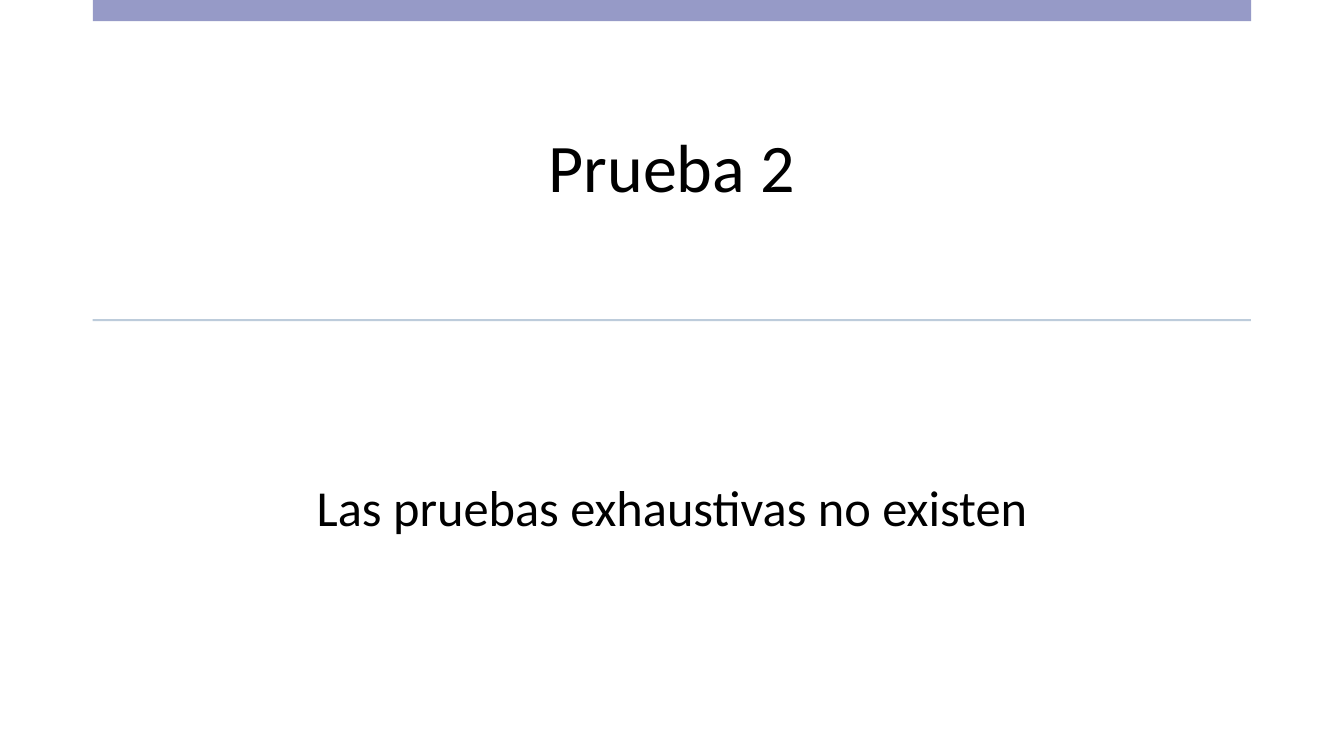
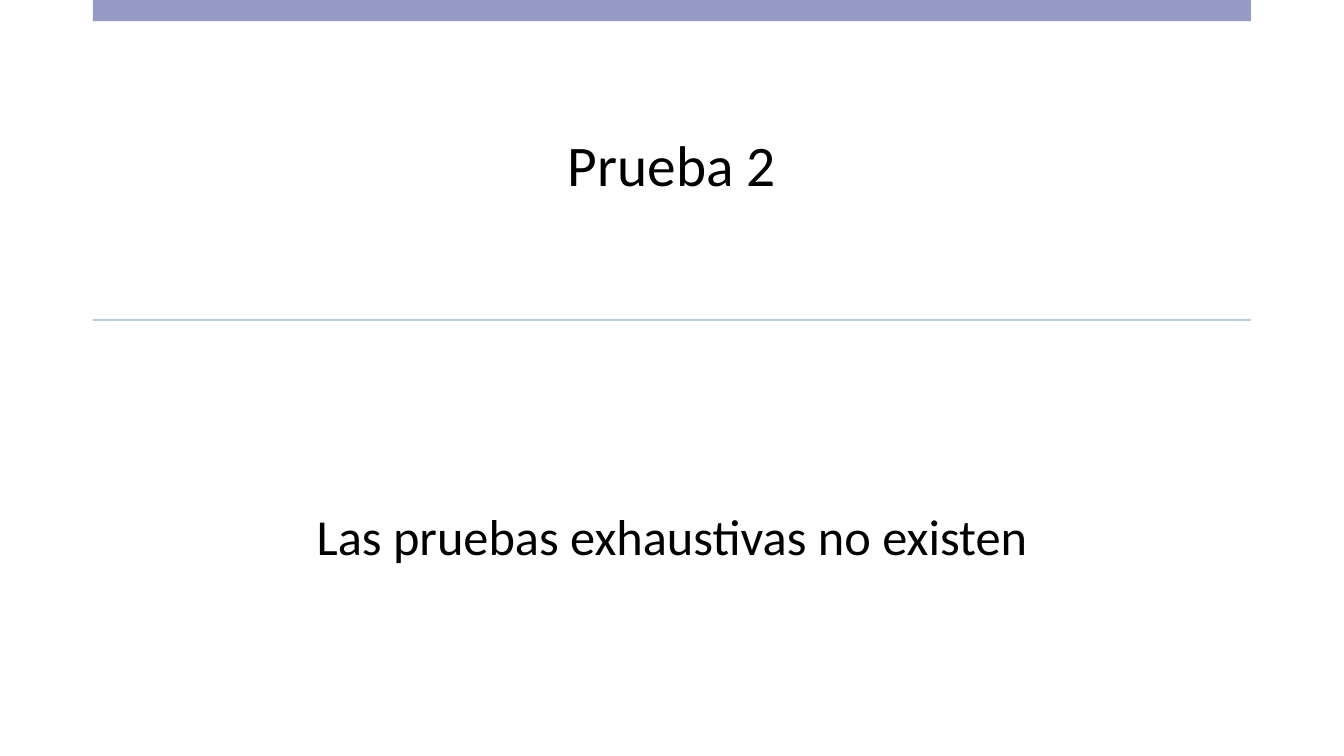
Before and after one commit to DAWEQUIPO5ENTORNOS/ProyectHtml, a slide deck: slide 3 of Equipo 5- STORY 1.pptx. Drawn at 1344x756 pixels with LibreOffice and Linux fonts; fonts in the diff are those of the drawing. Boxes give left, top, right and bottom in pixels: in the first picture for what was removed or moved away, otherwise in the second. Text is boxed around its words. In the diff, an @@ line names an element or a change of style, - is before the commit and + after.

```diff
--- a/Equipo 5- STORY 1.pptx
+++ b/Equipo 5- STORY 1.pptx
@@ rectangle at (x1=62, y1=0, x2=1293, y2=223): outline #E5EBF0 0.75 pt to #E5EBF0 0.74 pt @@
@@ text "Prueba 2" at (x1=568, y1=146, x2=776, y2=187): size 48.6 to 41 pt @@
@@ text "Las pruebas exhaustivas no existen" moved from (x1=317, y1=491, x2=1027, y2=534) to (x1=317, y1=520, x2=1027, y2=563) @@
```
Also in this commit, not shown: 7 other slides changed, 1 other file.
